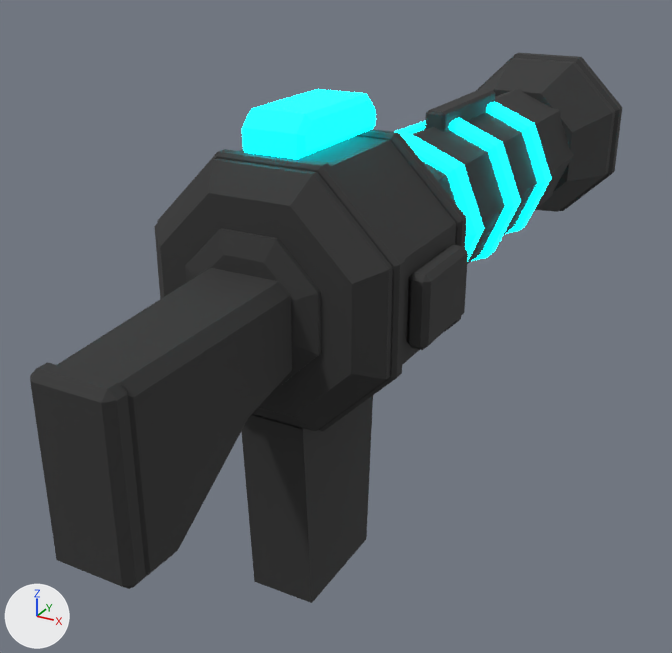
The glTF model public/assets/models/emp_launcher.glb, before and after one commit.
Camera for both pictures: a 50 mm camera at (0.242, -0.374, 0.247) aimed at (-0.032, 0.125, -0.002). Arrows for +X, +Y and +Z are at lower left; the lights stay in place. The picture after the commit comes second. Where no turn or scale is listed for an object, it has been applied to the vertices. Vertices at exactly the same position are counted once.

The older version as bpy lines, for what is in view:
```python
me_heat_cell = bpy.data.meshes.new('heat_cell')
me_heat_cell.from_pydata(...)  # 24 vertices, 44 faces; spans x -0.018..0.018, y 0.0..0.08, z 0.142..0.162
me_heat_cell.materials.append(mat_mat_player_cyan)  # cyan #00f3ff, glowing cyan #00f3ff
me_heat_vents = bpy.data.meshes.new('heat_vents')
me_heat_vents.from_pydata(...)  # 96 vertices, 180 faces; spans x -0.055..0.055, y 0.14..0.3, z 0.015..0.125
me_heat_vents.materials.append(mat_mat_player_cyan)  # cyan #00f3ff, glowing cyan #00f3ff
me_trim = bpy.data.meshes.new('trim')
me_trim.from_pydata(...)  # 200 vertices, 368 faces; spans x -0.08..0.08, y -0.026..0.456, z -0.022..0.141
me_trim.materials.append(mat_mat_interactive)  # dark grey #303030
ob_heat_cell = bpy.data.objects.new('heat_cell', me_heat_cell)
ob_heat_cell.location = (0.0, 0.0, 0.0)
ob_heat_vents = bpy.data.objects.new('heat_vents', me_heat_vents)
ob_heat_vents.location = (0.0, 0.0, 0.0)
ob_trim = bpy.data.objects.new('trim', me_trim)
ob_trim.location = (0.0, 0.0, 0.0)
# also in view: 'grip' at (0.0, 0.006, -0.015); 'frame' at (0.0, 0.215, 0.07)
```
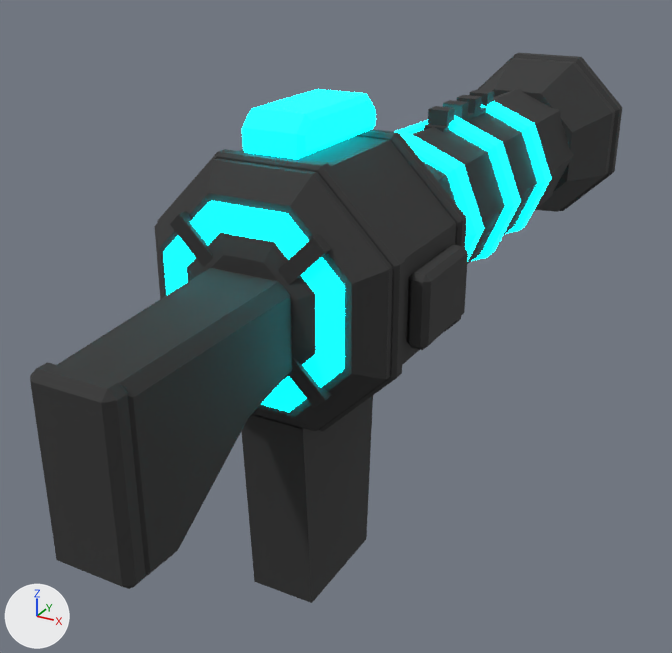
The edits, one by one:
me_heat_vents is used by ob_heat_vents; location (0.0, 0.0, 0.0).
me_heat_vents had 96 vertices, 180 faces and spanned x -0.055..0.055, y 0.14..0.3, z 0.015..0.125.
me_heat_vents now has 112 vertices, 208 faces and spans x -0.055..0.055, y -0.023..0.3, z 0.015..0.125.
me_heat_vents part 1: a new loose piece, an 8-sided cylinder along y spanning x -0.0517..0.0517, y -0.0225..-0.019, z 0.0183..0.1217, in mat_mat_player_cyan (cyan #00f3ff, glowing cyan #00f3ff).
me_trim is used by ob_trim; location (0.0, 0.0, 0.0).
me_trim had 200 vertices, 368 faces and spanned x -0.08..0.08, y -0.026..0.456, z -0.022..0.141.
me_trim now has 232 vertices, 424 faces and spans x -0.08..0.08, y -0.026..0.456, z -0.022..0.141.
me_trim part 2: the loose piece of 24 vertices spanning x -0.007..0.007, y 0.2..0.3, z 0.112..0.13 is rebuilt with 40 vertices and now spans x -0.007..0.007, y 0.2..0.3, z 0.112..0.13.
Part 3, on me_trim:
8 vertices are added at x -0.044..0.044, y -0.025, z 0.026..0.114.
8 new vertices lie (0.0, 0.006, 0.0) away from vertices in x -0.044..0.044, y -0.025, z 0.026..0.114.
24 new faces join them.

What differs and where, as boxes (x1, y1, x2, y2) in the pictures (672 x 653 px):
'heat_vents', reshaped
    before: (395, 101, 551, 262)
    after: (163, 101, 551, 412)
part 1 of me_heat_vents, added (cyan)
    after: (163, 201, 345, 412)
part 2 of me_trim, rebuilt
    before: (425, 89, 495, 132)
    after: (424, 90, 494, 132)
part 3 of me_trim, added
    after: (170, 211, 331, 409)
